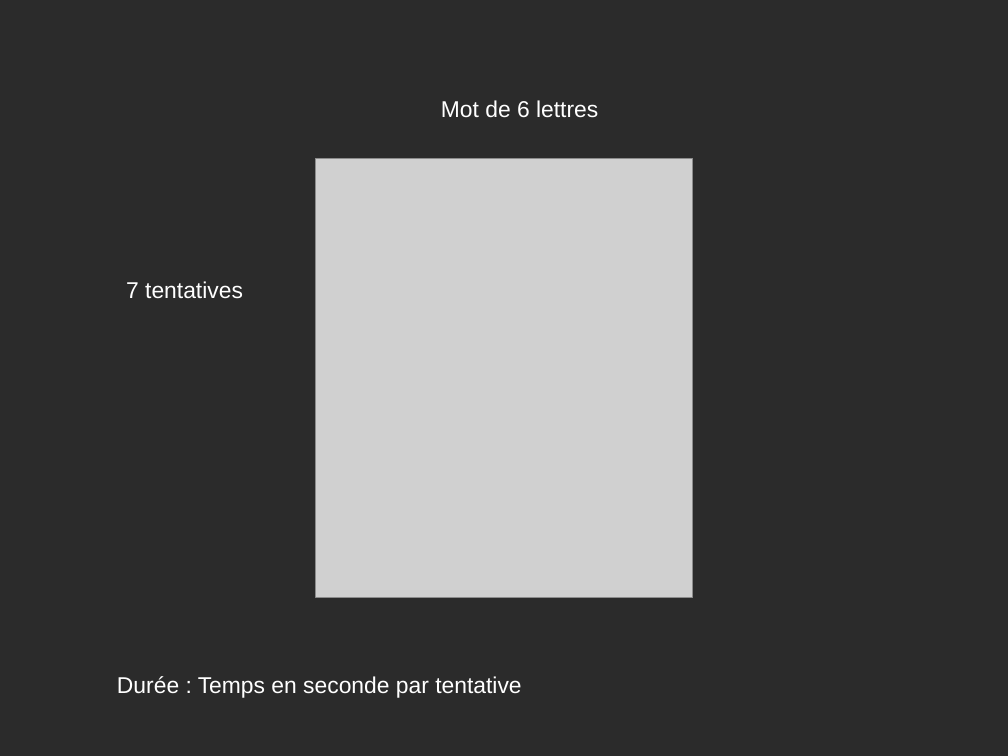
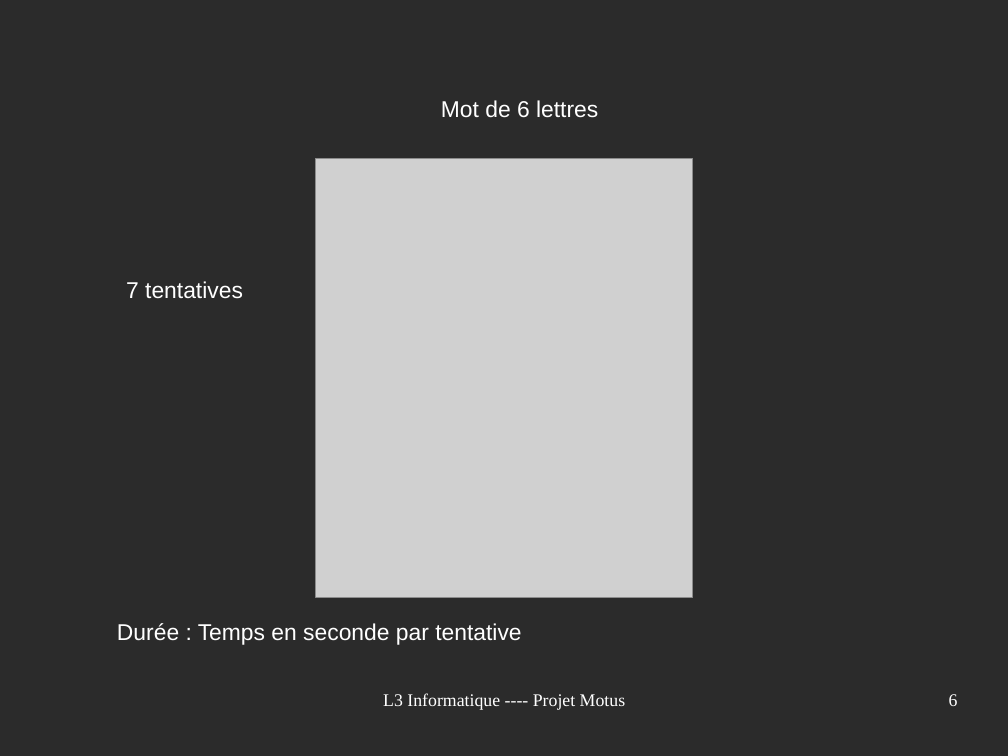
Before and after one commit to Yamihoshi/Projet-L3, a slide deck: slide 6 of Momomotus.odp. Drawn at 1008x756 pixels with LibreOffice and Linux fonts; fonts in the diff are those of the drawing; grey boxes stand for pictures; background and template pictures are left out; a plain dark background stands for a picture behind light text. Boxes give left, top, right and bottom in pixels: in the first picture for what was removed or moved away, otherwise in the second. Text is boxed around its words. In the diff, an @@ line names an element or a change of style, - is before the commit and + after.

```diff
--- a/Momomotus.odp
+++ b/Momomotus.odp
@@ text "Durée : Temps en seconde ...": place and size @@
-text "Durée : Temps en seconde ..." at [117, 676, 521, 698]
+text "Durée : Temps en seconde ..." at [117, 623, 521, 645]
@@ text added at [383, 693, 626, 710], 14 pt, text #FFFFFF @@
+L3 Informatique ---- Projet Motus
@@ page number added at [949, 694, 958, 706], 14 pt, text #FFFFFF @@
+6
```
Also in this commit, not shown: 11 other slides changed, 1 slide added, 1 other file.
